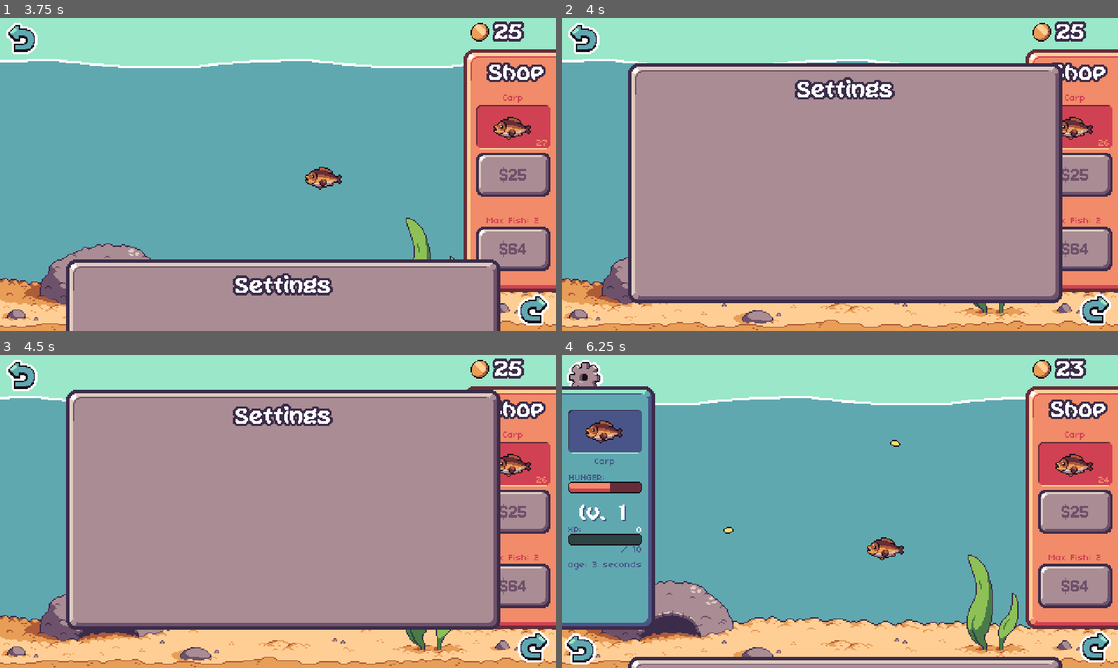
Above: before the commit, frames 1-4 (two rows, left to right).
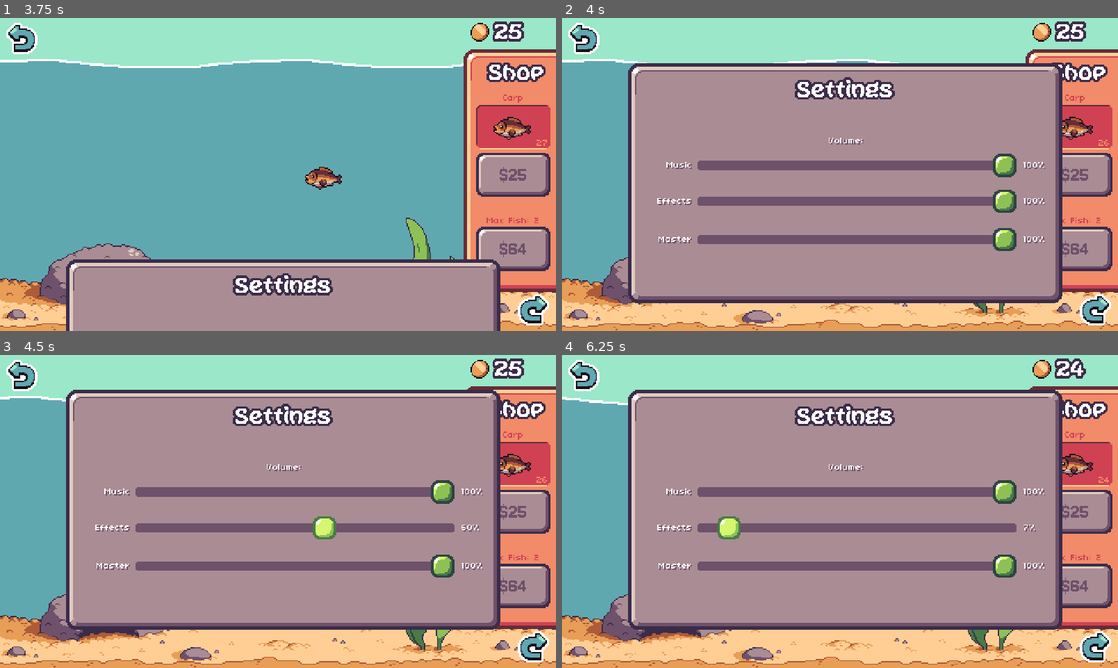
Above: after the commit, the same moments.

Repository: lospec/lospequarium
Game: Godot game, scene res://main.tscn
Two runs of this game, one before a commit and one after it. Both use one fixed random seed, a clock stepped at 60 frames per second and the inputs below.
Inputs (mouse positions are in pixels of both pictures, inside the frame that each line leads up to):
- Up to frame 1 (3.75 s): click (533, 309) at 0.5 s; click "$25" at 1.25 s; click (533, 309) at 2 s; click (533, 309) at 2.75 s; click (22, 39) at 3.5 s
- Up to frame 2 (4 s): no input
- Up to frame 3 (4.5 s): move the mouse to (322, 527) at 4.27 s; click (322, 527) at 4.42 s
- Up to frame 4 (6.25 s): move the mouse to (728, 527) at 5.02 s; click (728, 527) at 5.17 s; tap Enter at 5.75 s; move the mouse to (895, 442) at 5.77 s; click (895, 442) at 5.92 s

Frame 1 is identical in both runs. In frame 2, 6.0% of the frame differs, in the area x 17-87%, y 38-75%; in frame 3, 6.0%; in frame 4, 65%, in the area x 0-95%, y 1-100%.

Commit message:
added volume sliders to settings

Diff:
--- a/main.tscn
+++ b/main.tscn
@@ -37,6 +37,7 @@
 [ext_resource type="AudioStream" uid="uid://y2wvcikahqgp" path="res://sound/fish-eat.ogg" id="30_e2xhv"]
 [ext_resource type="Script" path="res://scripts/settings.gd" id="30_x0fdv"]
 [ext_resource type="AudioStream" uid="uid://utyqqfrmq05g" path="res://sound/open-menu.wav" id="31_dr106"]
+[ext_resource type="Theme" uid="uid://c6kye7f6w1nnt" path="res://themes/small-text.tres" id="31_tuoq2"]
 [ext_resource type="AudioStream" uid="uid://cwegjadoqdglc" path="res://sound/close-menu.wav" id="32_eqthy"]
 [ext_resource type="AudioStream" uid="uid://cuiqctqpaf5ag" path="res://sound/no-no.ogg" id="32_m7gsi"]
 
@@ -496,6 +497,100 @@
 text = "Settings"
 horizontal_alignment = 1
 
+[node name="Volume" type="Label" parent="UI/Settings"]
+layout_mode = 0
+offset_left = 12.0
+offset_top = 84.0
+offset_right = 55.0
+offset_bottom = 92.0
+theme = ExtResource("31_tuoq2")
+text = "Music"
+horizontal_alignment = 2
+
+[node name="MusicLabel" type="Label" parent="UI/Settings"]
+layout_mode = 0
+offset_left = 12.0
+offset_top = 63.0
+offset_right = 365.0
+offset_bottom = 71.0
+theme = ExtResource("31_tuoq2")
+text = "Volume:"
+horizontal_alignment = 1
+
+[node name="MusicSlider" type="HSlider" parent="UI/Settings"]
+layout_mode = 0
+offset_left = 60.0
+offset_top = 78.0
+offset_right = 335.0
+offset_bottom = 98.0
+mouse_default_cursor_shape = 2
+theme = ExtResource("7_njjdw")
+
+[node name="MusicPercent" type="Label" parent="UI/Settings"]
+layout_mode = 0
+offset_left = 341.0
+offset_top = 84.0
+offset_right = 367.0
+offset_bottom = 92.0
+theme = ExtResource("31_tuoq2")
+text = "100%"
+
+[node name="EffectsLabel" type="Label" parent="UI/Settings"]
+layout_mode = 0
+offset_left = 12.0
+offset_top = 115.0
+offset_right = 55.0
+offset_bottom = 123.0
+theme = ExtResource("31_tuoq2")
+text = "Effects"
+horizontal_alignment = 2
+
+[node name="EffectsSlider" type="HSlider" parent="UI/Settings"]
+layout_mode = 0
+offset_left = 60.0
+offset_top = 109.0
+offset_right = 335.0
+offset_bottom = 129.0
+mouse_default_cursor_shape = 2
+theme = ExtResource("7_njjdw")
+
+[node name="EffectsPercent" type="Label" parent="UI/Settings"]
+layout_mode = 0
+offset_left = 341.0
+offset_top = 115.0
+offset_right = 367.0
+offset_bottom = 123.0
+theme = ExtResource("31_tuoq2")
+text = "100%"
+
+[node name="MasterLabel" type="Label" parent="UI/Settings"]
+layout_mode = 0
+offset_left = 12.0
+offset_top = 148.0
+offset_right = 55.0
+offset_bottom = 156.0
+theme = ExtResource("31_tuoq2")
+text = "Master"
+horizontal_alignment = 2
+
+[node name="MasterSlider" type="HSlider" parent="UI/Settings"]
+layout_mode = 0
+offset_left = 60.0
+offset_top = 142.0
+offset_right = 335.0
+offset_bottom = 162.0
+mouse_default_cursor_shape = 2
+theme = ExtResource("7_njjdw")
+
+[node name="MasterPercent" type="Label" parent="UI/Settings"]
+layout_mode = 0
+offset_left = 341.0
+offset_top = 148.0
+offset_right = 367.0
+offset_bottom = 156.0
+theme = ExtResource("31_tuoq2")
+text = "100%"
+
 [node name="Xp-bar-full" type="Sprite2D" parent="."]
 position = Vector2(-63, 172)
 texture = ExtResource("18_pwm8v")
@@ -554,3 +649,6 @@
 [connection signal="pressed" from="UI/Shop/UpgradeTankButton" to="UI/Shop" method="_on_upgrade_tank_button_pressed"]
 [connection signal="pressed" from="UI/FishInfo/CloseButton" to="UI/FishInfo" method="_on_texture_button_pressed"]
 [connection signal="pressed" from="UI/FishInfo/SellButton" to="." method="_on_sell_button_pressed"]
+[connection signal="value_changed" from="UI/Settings/MusicSlider" to="UI/Settings" method="_on_music_slider_value_changed"]
+[connection signal="value_changed" from="UI/Settings/EffectsSlider" to="UI/Settings" method="_on_effects_slider_value_changed"]
+[connection signal="value_changed" from="UI/Settings/MasterSlider" to="UI/Settings" method="_on_master_slider_value_changed"]
--- a/scripts/settings.gd
+++ b/scripts/settings.gd
@@ -1,6 +1,7 @@
 extends NinePatchRect
 
 const TWEEN_SPEED = 0.5
+const SETTINGS_DATA_PATH = "user://settings.json"
 
 @onready var settingsButton = get_node("../SettingsButton")
 var openButton = load("res://art/ui/settings.png")
@@ -8,7 +9,11 @@
 
 var open = false
 func _ready():
-	pass
+	var settings = get_settings()
+	$MusicSlider.value = settings.volume.music
+	$EffectsSlider.value = settings.volume.effects
+	$MasterSlider.value = settings.volume.master
+	update_audio_bus_volumes()
 
 func toggleSettings():
 	if open: hideSettings()
@@ -29,3 +34,57 @@
 	var tween = create_tween()
 	tween.tween_property(self, "position", Vector2(position.x,274), TWEEN_SPEED).set_trans(Tween.TRANS_QUAD).set_ease(Tween.EASE_IN_OUT)
 	get_node("/root/Node2D/Sound/MenuClose").play()
+
+func update_audio_bus_volumes():
+	var settings = get_settings()
+	AudioServer.set_bus_volume_db(0, linear_to_db(settings.volume.master/100.0))
+	AudioServer.set_bus_volume_db(1, linear_to_db(settings.volume.music/100.0))
+	AudioServer.set_bus_volume_db(2, linear_to_db(settings.volume.effects/100.0))
+
+func _on_music_slider_value_changed(value):
+	$MusicPercent.text = str(value) + "%"
+	save_settings()
+	update_audio_bus_volumes()
+
+func _on_effects_slider_value_changed(value):
+	$EffectsPercent.text = str(value) + "%"
+	save_settings()
+	update_audio_bus_volumes()
+
+func _on_master_slider_value_changed(value):
+	$MasterPercent.text = str(value) + "%"
+	save_settings()
+	update_audio_bus_volumes()
+
+func save_settings():
+	var file = FileAccess.open(SETTINGS_DATA_PATH, FileAccess.WRITE)
+	var data = {
+		"_v" = 1,
+		"volume" = {
+		music = $MusicSlider.value,
+		effects = $EffectsSlider.value,
+		master = $MasterSlider.value,
+		}
+	}
+	file.store_string(JSON.stringify(data))
+	print("saved settings ")
+
+func get_settings():
+	if FileAccess.file_exists(SETTINGS_DATA_PATH):
+		var gameData = FileAccess.open(SETTINGS_DATA_PATH, FileAccess.READ)
+		var parsed = JSON.parse_string(gameData.get_as_text())
+		print("loaded settings ", SETTINGS_DATA_PATH)
+		return parsed
+	else:
+		var file = FileAccess.open(SETTINGS_DATA_PATH, FileAccess.WRITE)
+		var data = {
+			"_v" = 1,
+			"volume" = {
+				music = 100,
+				effects = 100,
+				master = 100,
+			}
+		}
+		file.store_string(JSON.stringify(data))
+		print("initialized settings ",SETTINGS_DATA_PATH)
+		return data
--- a/theme.tres
+++ b/theme.tres
@@ -1,8 +1,23 @@
-[gd_resource type="Theme" load_steps=2 format=3 uid="uid://ydbe81qfcfi3"]
+[gd_resource type="Theme" load_steps=5 format=3 uid="uid://ydbe81qfcfi3"]
 
 [ext_resource type="FontFile" uid="uid://b24ts2555dqqf" path="res://art/fonts/pixhobo.ttf" id="1_735vr"]
+[ext_resource type="Texture2D" uid="uid://b2ehgqvmbvnpp" path="res://art/ui/button-green.png" id="1_dc7fo"]
+[ext_resource type="Texture2D" uid="uid://crtw68imtah5d" path="res://art/ui/button-green-hover.png" id="2_7iu58"]
+
+[sub_resource type="StyleBoxFlat" id="StyleBoxFlat_78blc"]
+bg_color = Color(0.431373, 0.317647, 0.415686, 1)
+corner_radius_top_left = 2
+corner_radius_top_right = 2
+corner_radius_bottom_right = 2
+corner_radius_bottom_left = 2
+expand_margin_top = 4.0
+expand_margin_bottom = 4.0
+anti_aliasing = false
 
 [resource]
+HSlider/icons/grabber = ExtResource("1_dc7fo")
+HSlider/icons/grabber_highlight = ExtResource("2_7iu58")
+HSlider/styles/slider = SubResource("StyleBoxFlat_78blc")
 Label/colors/font_color = Color(1, 1, 1, 1)
 Label/colors/font_outline_color = Color(0.231373, 0.172549, 0.290196, 1)
 Label/colors/font_shadow_color = Color(0, 0, 0, 1)
--- /dev/null
+++ b/themes/small-text.tres
@@ -0,0 +1,11 @@
+[gd_resource type="Theme" load_steps=2 format=3 uid="uid://c6kye7f6w1nnt"]
+
+[ext_resource type="FontFile" uid="uid://d4k08oh6csnbf" path="res://art/fonts/04B03.ttf" id="1_2tdri"]
+
+[resource]
+Label/colors/font_shadow_color = Color(0.431373, 0.317647, 0.415686, 1)
+Label/constants/shadow_offset_x = 1
+Label/constants/shadow_offset_y = 1
+Label/constants/shadow_outline_size = 0
+Label/font_sizes/font_size = 8
+Label/fonts/font = ExtResource("1_2tdri")
Not shown: 1 places in main.tscn that only renumber resources
